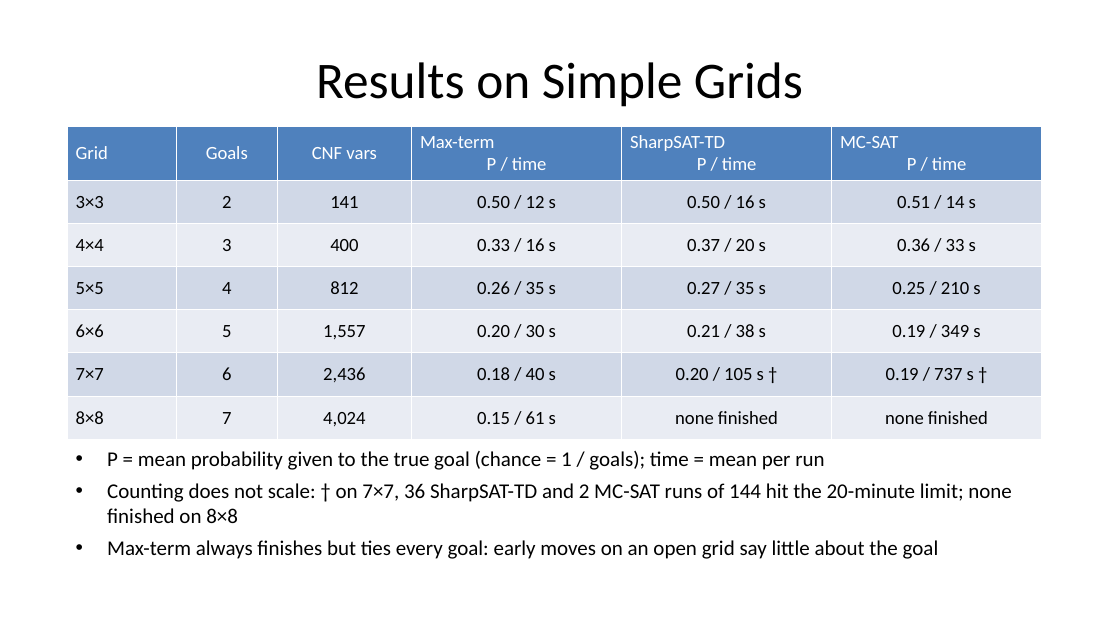
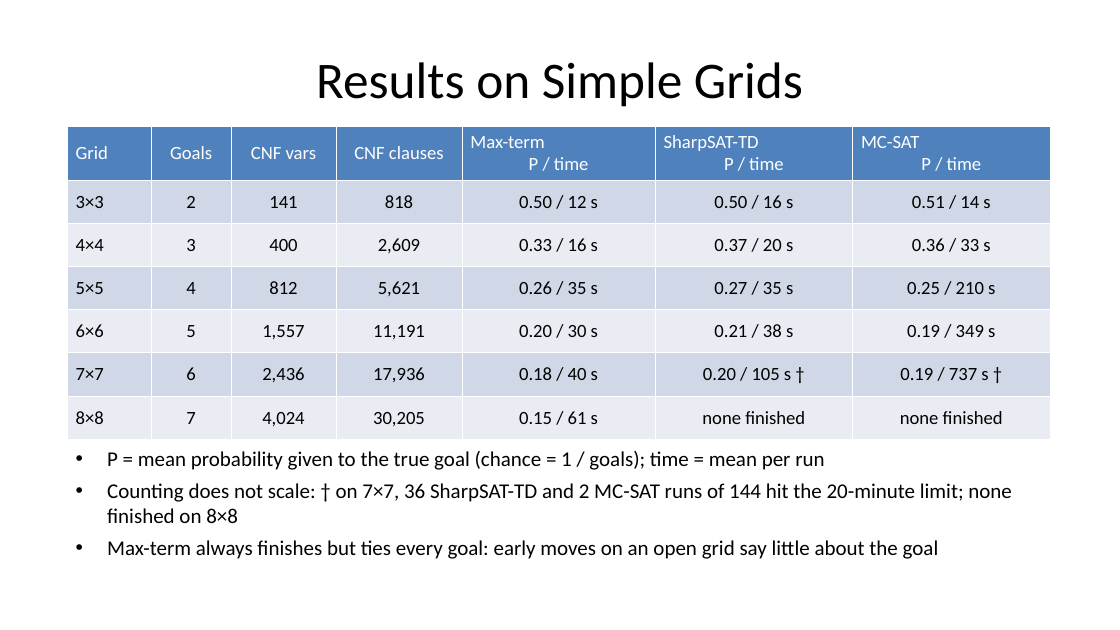
Before and after one commit to HenryKautz/CLARA-slides, a slide deck: slide 9 of CLARA-slides.pptx. Drawn at 1120x630 pixels with LibreOffice and Linux fonts; fonts in the diff are those of the drawing. Boxes give left, top, right and bottom in pixels: in the first picture for what was removed or moved away, otherwise in the second. Text is boxed around its words. In the diff, an @@ line names an element or a change of style, - is before the commit and + after.

```diff
--- a/CLARA-slides.pptx
+++ b/CLARA-slides.pptx
@@ table at [67,126,1050,430] @@
+column 4: CNF clauses | 818 | 2,609 | 5,621 | 11,191 | 17,936 | 30,205
@@ table: place and size @@
-table at [67,126,1042,430]
+table at [67,126,1050,430]
```
Also in this commit, not shown: 2 other slides changed, 2 other files.
